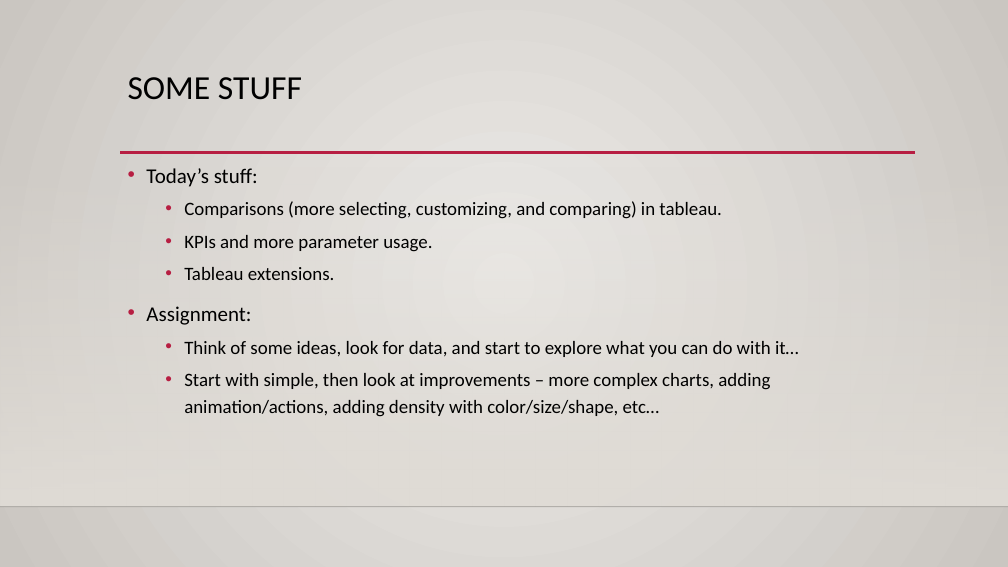
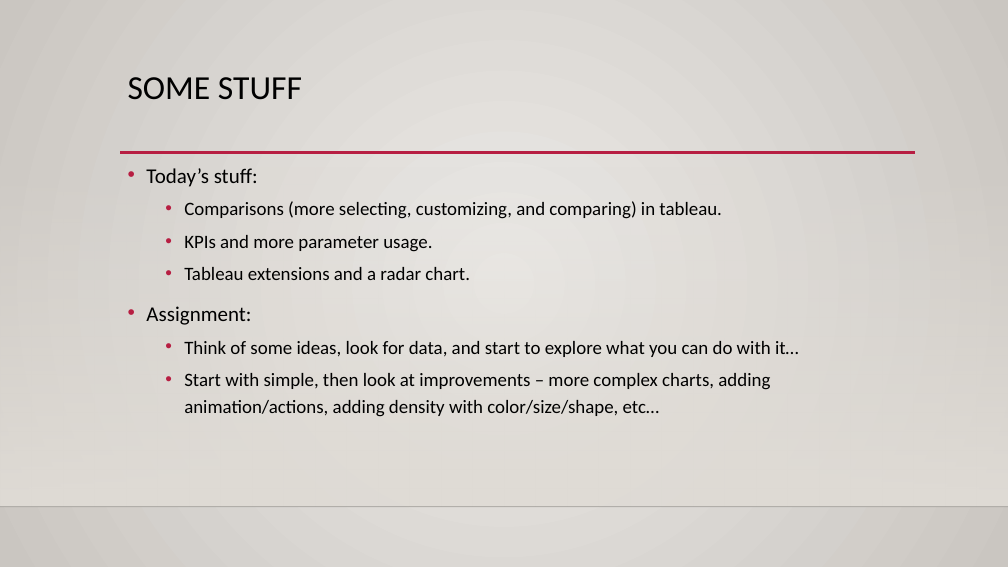
Before and after one commit to AkeemSemper/ml_datasets, a slide deck: slide 1 of slides/kpi.pptx. Drawn at 1008x567 pixels with LibreOffice and Linux fonts; fonts in the diff are those of the drawing; background and template pictures are left out. Boxes give left, top, right and bottom in pixels: in the first picture for what was removed or moved away, otherwise in the second. Text is boxed around its words. In the diff, an @@ line names an element or a change of style, - is before the commit and + after.

```diff
--- a/slides/kpi.pptx
+++ b/slides/kpi.pptx
@@ text at <box>184,267,470,280</box>: text changed @@
-  • Tableau extensions.
+  • Tableau extensions and a radar chart.
```
Also in this commit, not shown: 1 other slide changed, 1 slide added, 5 other files.
